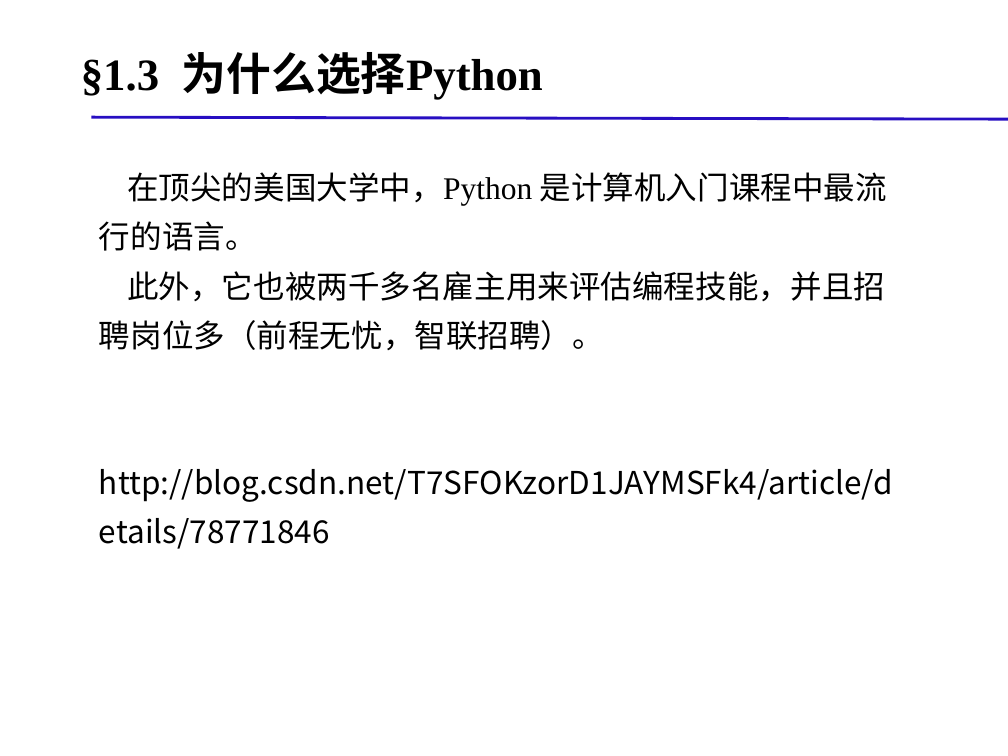
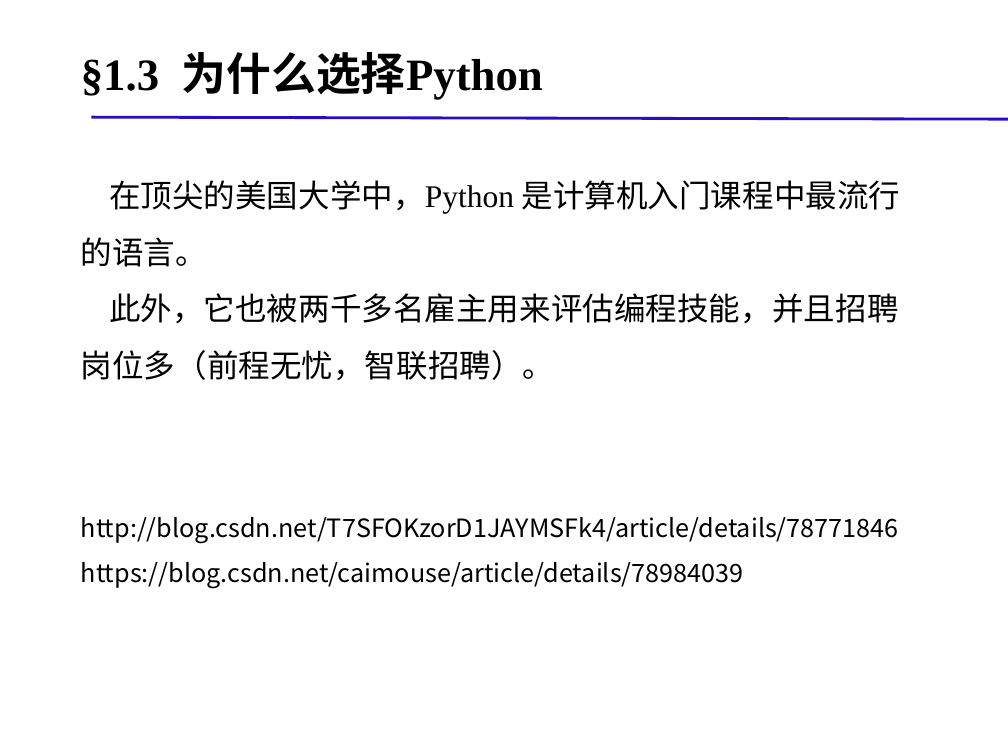
Before and after one commit to cimeguy/ML_for_Game-GoldenPoint, a slide deck: slide 13 of PPT/01Python初探.pptx. Drawn at 1008x756 pixels with LibreOffice and Linux fonts; fonts in the diff are those of the drawing; background and template pictures are left out. Boxes give left, top, right and bottom in pixels: in the first picture for what was removed or moved away, otherwise in the second. Text is boxed around its words. In the diff, an @@ line names an element or a change of style, - is before the commit and + after.

```diff
--- a/PPT/01Python初探.pptx
+++ b/PPT/01Python初探.pptx
@@ subtitle "在顶尖的美国大学中，Python 是计算机入门课程中最流行的语言。": place and size @@
-subtitle "在顶尖的美国大学中，Python 是计算机入门课程中最流行的语言。" at <box>99,172,893,549</box>
+subtitle "在顶尖的美国大学中，Python 是计算机入门课程中最流行的语言。" at <box>81,180,901,589</box>
@@ subtitle at <box>81,180,901,543</box>: size 22.5 to 18 pt in "http://blog.csdn.net/T7SFOKzorD1JAYMSFk4/article/details/787 ..."; line spacing 1.3 to 1.5 @@
@@ subtitle at <box>81,562,744,589</box>: paragraph added @@
+https://blog.csdn.net/caimouse/article/details/78984039
```
Also in this commit, not shown: 2 other slides changed, 40 other files.
